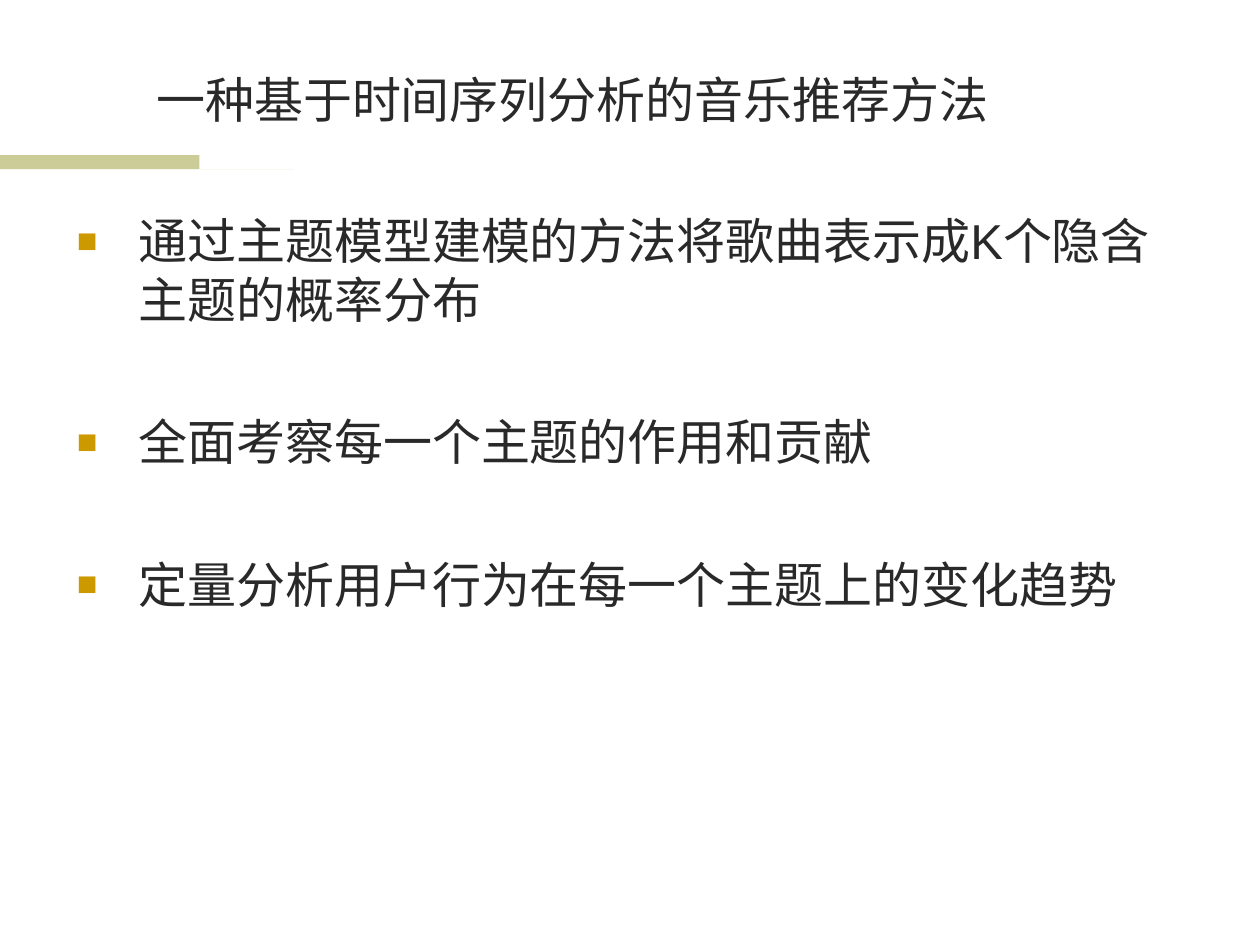
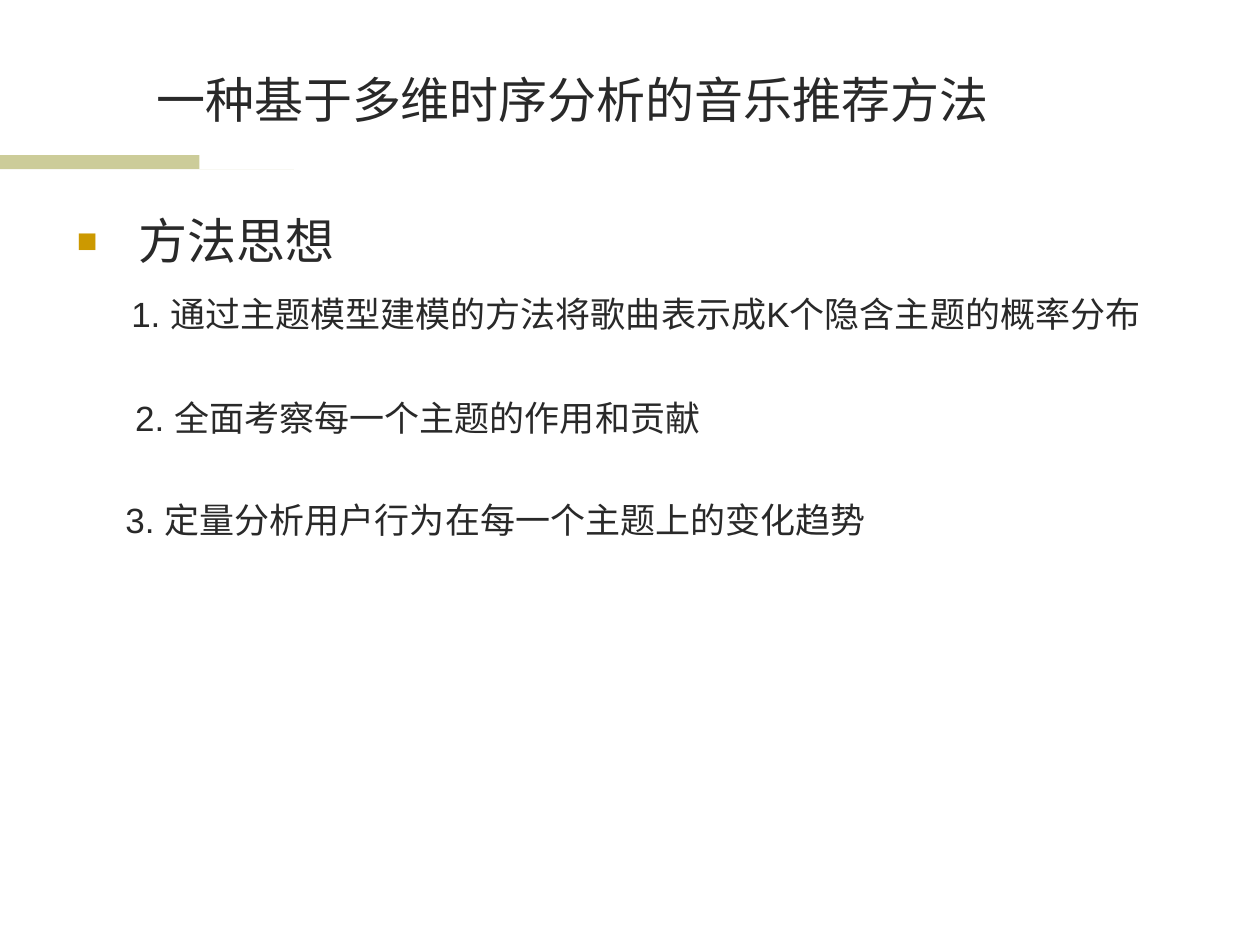
Before and after one commit to wwssttt/NJUThesis, a slide deck: slide 5 of ppt/一种基于时间序列分析的个性化音乐推荐系统及其实现.ppt. Drawn at 1260x945 pixels with LibreOffice and Linux fonts; fonts in the diff are those of the drawing; background and template pictures are left out. Boxes give left, top, right and bottom in pixels: in the first picture for what was removed or moved away, otherwise in the second. Text is boxed around its words. In the diff, an @@ line names an element or a change of style, - is before the commit and + after.

Commit message:
ppt1

```diff
--- a/ppt/一种基于时间序列分析的个性化音乐推荐系统及其实现.ppt
+++ b/ppt/一种基于时间序列分析的个性化音乐推荐系统及其实现.ppt
@@ title at (x1=156, y1=76, x2=988, y2=122): text changed @@
-一种基于时间序列分析的音乐推荐方法
+一种基于多维时序分析的音乐推荐方法
@@ text at (x1=125, y1=217, x2=1140, y2=536): text changed; size 28 to 20 pt @@
-■ 通过主题模型建模的方法将歌曲表示成K个隐含主题的概率分布
-■ 全面考察每一个主题的作用和贡献
-■ 定量分析用户行为在每一个主题上的变化趋势
+■ 方法思想
+1. 通过主题模型建模的方法将歌曲表示成K个隐含主题的概率分布
+2. 全面考察每一个主题的作用和贡献
+3. 定量分析用户行为在每一个主题上的变化趋势
```
Also in this commit, not shown: 4 other slides changed.
